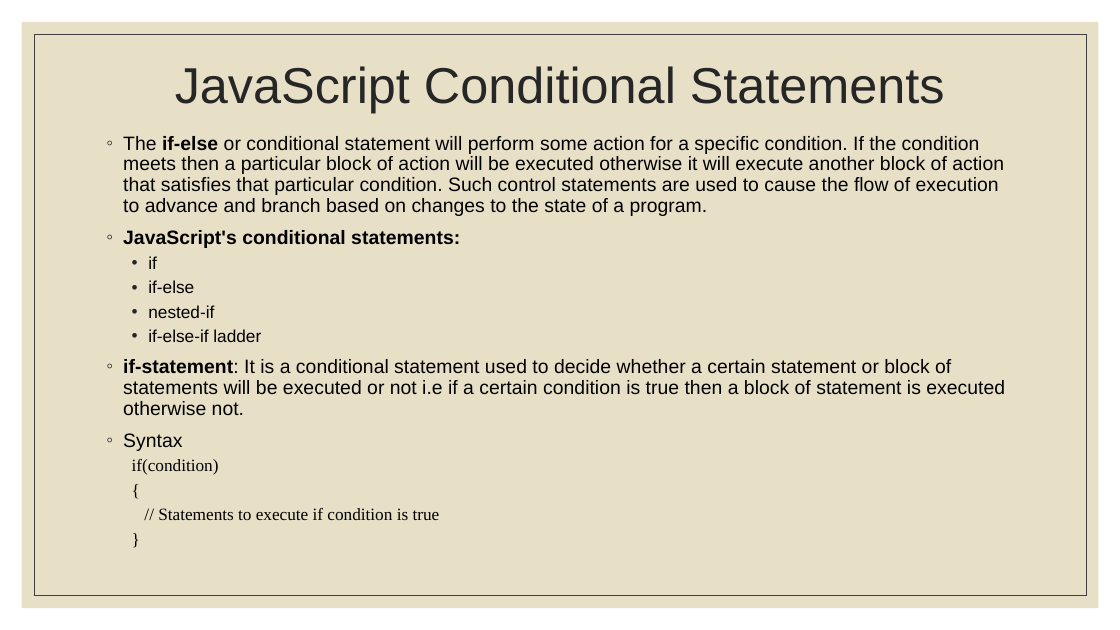
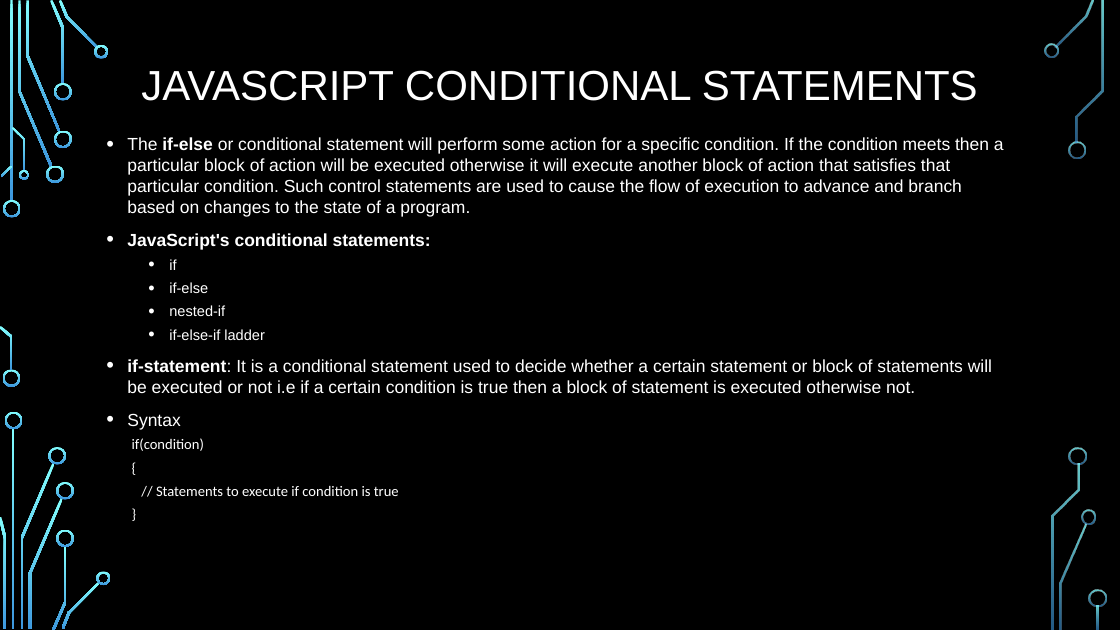
Before and after one commit to PramodJana/JavaScript, a slide deck: slide 19 of GFG JS Course Curriculam/Articles/002 Javascript fundamentals.pptx. Drawn at 1120x630 pixels with LibreOffice and Linux fonts; fonts in the diff are those of the drawing; background and template pictures are left out. Boxes give left, top, right and bottom in pixels: in the first picture for what was removed or moved away, otherwise in the second. Text is boxed around its words. In the diff, an @@ line names an element or a change of style, - is before the commit and + after.

```diff
--- a/GFG JS Course Curriculam/Articles/002 Javascript fundamentals.pptx
+++ b/GFG JS Course Curriculam/Articles/002 Javascript fundamentals.pptx
@@ background #FFFFFF to picture (left out) @@
@@ rectangle removed at [22,22,1099,608] @@
@@ rectangle removed at [34,34,1086,596] @@
@@ title at [141,70,978,101]: text changed; size 43.2 to 36 pt; text colour #262626 to #FFFFFF @@
-JavaScript Conditional Statements
+JAVASCRIPT CONDITIONAL STATEMENTS
@@ text "The if-else or conditional statement ..." at [127,137,1004,496]: size 16.6 to 15 pt in "The if-else or conditional statement will perform ...", "JavaScript's conditional statements:", "if-statement: It is a conditional statement used ...", "Syntax"; text colour #000000 to #FFFFFF; size 14.8 to 12.5 pt in "if", "if-else", "nested-if", "if-else-if ladder" and 4 more places; font Times New Roman to Calibri in "if(condition)", "{", "// Statements to execute if condition is ...", "}"; bullet ◦ to •; line spacing 0.9 to 1; more space between paragraphs; indent changed @@
@@ group added at [0,0,1107,630]: 33 freeform shapes, 3 rectangles @@
```
Also in this commit, not shown: 29 other slides changed.
